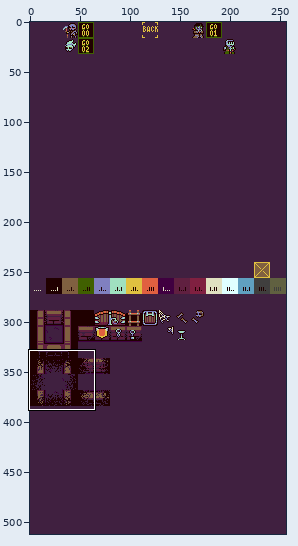
A sprite sheet gets an edit: Vector06c_Dev/_Projects/GameNoname/sources/levels/art/sprites_tiles_lv01.png. The first picture is a wide view before the edit; the outline marks the close-up.
Close-up. Old version:
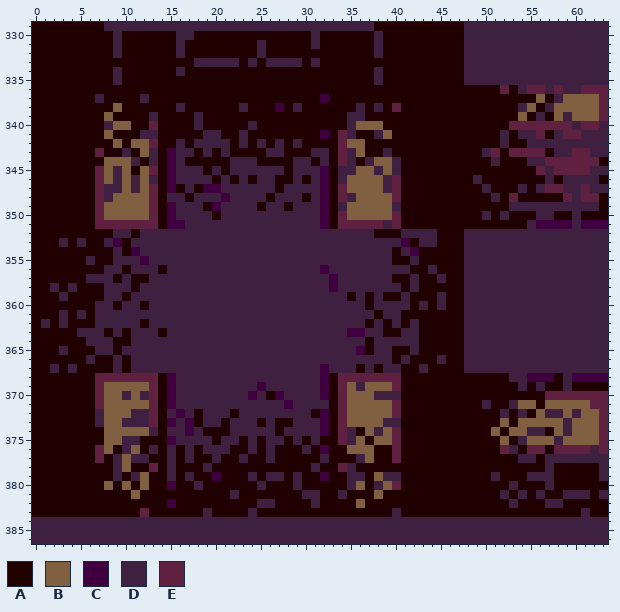
The file is 256x512 pixels. Shown: x 0..63, y 329..386.
Palette (. is transparent): A #200000  B #806040  C #400040  D #402040  E #602040
Pixels before (only the part around the change), first column x 0:
329 AAAAAAAADDDDDDDDDDDDDDDDDDDDDDDDDDDDDDAAAAAAAAAADDDDDDDDDDDDDDDD
330 AAAAAAAAADAAAAAADDAAAAAAAAAAAAADAAAAAADAAAAAAAAADDDDDDDDDDDDDDDD
331 AAAAAAAAADAAAAAADAAAAAAAADAAAAADAAAAAADAAAAAAAAADDDDDDDDDDDDDDDD
332 AAAAAAAAADAAAAAADAAAAAAAADAAAAAAAAAAAADAAAAAAAAADDDDDDDDDDDDDDDD
333 AAAAAAAAAAAAAAAAAADDDDDADADDDDADAAAAAAAAAAAAAAAADDDDDDDDDDDDDDDD
334 AAAAAAAAADAAAAAADAAAAAAAAAAAAAAAAAAAAADAAAAAAAAADDDDDDDDDDDDDDDD
335 AAAAAAAAADAAAAAAAAAAAAAAAAAAAAAAAAAAAADAAAAAAAAADDDDDDDDDDDDDDDD
336 AAAAAAAAAAAAAAAAAAAAAAAAAAAAAAAAAAAAAAAAAAAAAAAAAAAAEADEEDEDDEEE
337 AAAAAAADAAAADAAAAAAAAAAAAAAAAAAACAAAAAAAAAAAAAAAAAAAAAAABADBBBBE
338 AAAAAAAAABAAAAAADAAAAAADAAACADAAAAAADADAEAAAAAAAAAAAAADBADBBBBBE
339 AAAAAAAABAAAADAAAADAAAAAAAAAAAAAAAADDAAAAAAAAAAAAAAAAABADABDBBBE
340 AAAAAAAADBBAAEAAAADAAAAADAAAAAAAAAADBBBAAAAAAAAAAAAAAEEEEEEEDEED
341 AAAAAAAABAAADDAAAAADDAADAAAAAAAACAEDAADBAAAAAAAAAAAADADDEADEEDDD
342 AAAAAAAAABABBEAADADDDDADADADADAAAAEBBAAAAAAAAAAAAAAADAADDDDDDDDD
343 AAAAAAAEAADABDACDDADADAAAADDAAADDAEDBAADAAAAAAAAAADEAEEEEADDEEDD
344 AAAAAAAABBBDADACDAAAAADDDAAAADDADAEDADBBDAAAAAAAAAADAAADDEEEEEEA
345 AAAAAAAEBDBABEACDDDADADDDDDDADDDCADDBBDBDAAAAAAAAAAAAAAAEDEEEEDD
346 AAAAAAAEBDBDBDACDDDDADADADDAADADCADBBBBDEAAAAAAAADAAAAAAADADDDDA
347 AAAAAAAEDDBDBEACADACCDDDDDDADDDDCAEBBBBDEAAAAAAAAADAAADADEEDDEDD
348 AAAAAAAEDBBBBEADDADDDCDDDDADDDADCAEDBBBBEAAAAAAAAAADAEAAAAAEDEEA
349 AAAAAAAEBBBBBEACDDDACDDDDADDADDDCADBBBBBDAAAAAAAAAAAADDDDDDDDDDA
350 AAAAAAAEBBBBBEACDDDDADDDDDDDDDDDCAEBBBBBEAAAAAAAAADADAAADDAADAAA
351 AAAAAAAEEEEEEEACCDDDDDDDDDDDDDDDCAEEEEEDEAAAAAAAAAAAAAADCCCCDCCC
352 AAAAAAAAADDADDDDDDDDDDDDDDDDDDDDDDDDDDAAADDDDAAADDDDDDDDDDDDDDDD
353 AAADADAADCADDDDDDDDDDDDDDDDDDDDDDDDDDDDDDCADDAAADDDDDDDDDDDDDDDD
354 AAAAAAAAADACDDDDDDDDDDDDDDDDDDDDDDDDDDDDADCAAAAADDDDDDDDDDDDDDDD
355 AAAAAADAADDDCDDDDDDDDDDDDDDDDDDDDDDDDDDDAADAAAAADDDDDDDDDDDDDDDD
356 AAAAAAAADDADDDADDDDDDDDDDDDDDDDDCDDDDDDDDDAADAAADDDDDDDDDDDDDDDD
357 AAAAAADDDADAADDDDDDDDDDDDDDDDDDDDCDDDDDDAADAADAADDDDDDDDDDDDDDDD
358 AADADAAADDDADDDDDDDDDDDDDDDDDDDDDCDDDDDDDADAAAAADDDDDDDDDDDDDDDD
359 AAADAAAADDADDDDDDDDDDDDDDDDDDDDDDDDADADAADAAADAADDDDDDDDDDDDDDDD
360 AAAAAAADDADDADDDDDDDDDDDDDDDDDDDDDDDDADDDDADADAADDDDDDDDDDDDDDDD
361 AAADADADDDDDDDDDDDDDDDDDDDDDDDDDDDDDDDADDAAAAAAADDDDDDDDDDDDDDDD
362 ADADAAADDDDDADDDDDDDDDDDDDDDDDDDDDDDDADADADAAAAADDDDDDDDDDDDDDDD
363 AAAAADDDADADDDADDDDDDDDDDDDDDDDDDDDCCDDAADDAAAAADDDDDDDDDDDDDDDD
364 AAAAAADDDAADDDDDDDDDDDDDDDDDDDDDDDDDDADDDDDAAAAADDDDDDDDDDDDDDDD
365 AAADAAADDADDDDDDDDDDDDDDDDDDDDDDDDDDCADDAADAAAAADDDDDDDDDDDDDDDD
366 AAAAAADAADADDDDDDDDDDDDDDDDDDDDDDDDDDDDDADAAADAADDDDDDDDDDDDDDDD
367 AADADAAAADADDDDDDDDDDDDDDDDDDDDDCDDDADADDAADAAAADDDDDDDDDDDDDDDD
368 AAAAAAAEEEEEEEACDDDDDDDDDDDDDDDDCAEEEEEEEAAAAAAAAAAAADDCCCADCCCC
369 AAAAAAAEBBBBBEACDDDDDDDDDCDDDDDDCAEBDBBBEAAAAAAAAAAAAADADAADAAAA
370 AAAAAAAEBBDBDEACDDDDDDDDCDACDDDDCAEBBBDDDAAAAAAAAAAAAAAAAEEEEEEE
371 AAAAAAAEBBBBBEACDDDDDDDDDDDDCDDDDAEBBBBBEAAAAAAAAADAADBBABBBBBEE
372 AAAAAAADBBBDDEADCDADDDADDDDDDDDACAEBBBBBEAAAAAAAAAAADADABDDBDBBE
373 AAAAAAADBBDDDEACDCADDADDDADAADDDCAEBBBBDDAAAAAAAAAAABABBBBBDBBBE
374 AAAAAAAABBBBBDADDCDAAADDDDDADDDDCAEDABDBEAAAAAAAAAABABBDDABDBBBE
375 AAAAAAAABBDDAAACDDDDADDADADDADADAAEDBABBEAAAAAAAAAAABADBBBDBBBBE
376 AAAAAAAEBADBADADADADDDAADADAAADACAABBBAAEAAAAAAAAAAAEDAEEAEEEEDE
377 AAAAAAAEADBDDAADADAADAADAADAAAAADAAADBAAEAAAAAAAAAAAAADDADDDDDDD
378 AAAAAAAAADBAAEADAAADAAAAAAAAAAADAAEDAAAAAAAAAAAAAAAAAAAAADAAAAAD
379 AAAAAAAAADADBAADADAACAAADADDADAACAADDABDDAAAAAAAAAADAAADDDAAAAAD
380 AAAAAAAABABABAACAADAAAAAADAAADAAAAADBADBEAAAAAAAAAAAADAAADAAAAAA
381 AAAAAAAAAAABAAAAAAAAAADAAAAAAADDAADAAABAAAAAAAAAAAAADADADAADDDAD
382 AAAAAAAAAAAAAAACAAAAAAAAADDAAAADAAAABAAAAAAAAAAAAAAAADAAADDAAAAA
383 AAAAAAAAAAAAEAAAAAADAAAADAAAAAAAAAAAAAAADAAAAAAAAAAAAAAAAAAAADAA
384 DDDDDDDDDDDDDDDDDDDDDDDDDDDDDDDDDDDDDDDDDDDDDDDDDDDDDDDDDDDDDDDD
385 DDDDDDDDDDDDDDDDDDDDDDDDDDDDDDDDDDDDDDDDDDDDDDDDDDDDDDDDDDDDDDDD
386 DDDDDDDDDDDDDDDDDDDDDDDDDDDDDDDDDDDDDDDDDDDDDDDDDDDDDDDDDDDDDDDD
The result:
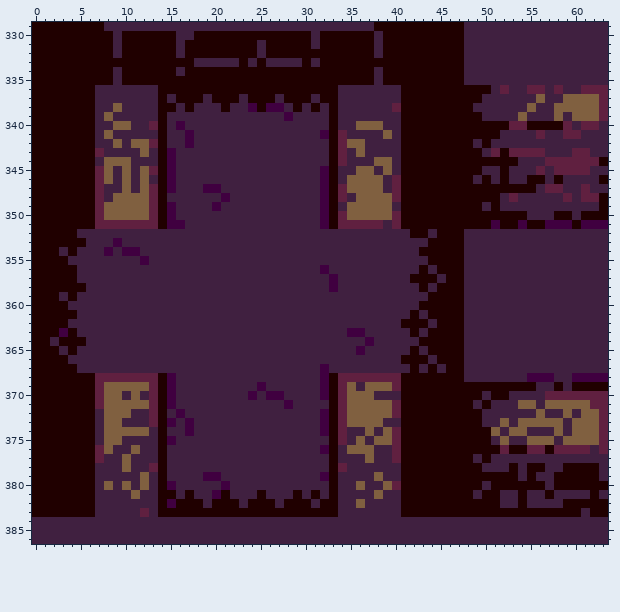
What changed:
y 336: x 7..13 AAAAAAA -> DDDDDDD; x 34..40 AAAAAAA -> DDDDDDD; x 51 A -> D; x 53 A -> D
y 337: x 8..11 AAAA -> DDDD; x 13 A -> D; x 15 A -> D; x 19 A -> D; x 23 A -> D; x 27 A -> D; x 31..32 AC -> DA; x 34..40 AAAAAAA -> DDDDDDD; x 50..55 AAAAAA -> DDDDDD; x 57 A -> D
y 338: x 7..8 AA -> DD; x 10..13 AAAA -> DDDD; x 18..20 AAA -> DDD; x 22 A -> D; x 24 A -> C; x 26 A -> C; x 28..30 ADA -> DAD; x 32 A -> D; x 34..35 AA -> DD; x 37 A -> D; x 39 A -> D; x 49..53 AAAAA -> DDDDD; x 56 A -> D
y 339: x 7 A -> D; x 9..12 AAAA -> DDDD; x 15..17 AAA -> DDD; x 19..32 AAAAAAAAAAAAAA -> DDDDDDDDDCDDDD; x 34 A -> D; x 37..40 AAAA -> DDDD; x 50..53 AAAA -> DDDD; x 55 A -> D; x 57 A -> D
y 340: x 7 A -> D; x 11..12 AA -> DD; x 15..17 AAA -> DCD; x 19..23 AAAAA -> DDDDD; x 25..32 AAAAAAAA -> DDDDDDDD; x 34 A -> D; x 39..40 AA -> DD; x 55..58 EEEE -> AAAA
y 341: x 7 A -> D; x 9..11 AAA -> DDD; x 15..18 AAAA -> DDCD; x 21..22 AA -> DD; x 24..31 AAAAAAAA -> DDDDDDDD; x 36..37 AA -> DD; x 40 A -> D; x 53 A -> D; x 57 A -> D
y 342: x 7..8 AA -> DD; x 10 A -> D; x 15 A -> D; x 17 A -> C; x 22 A -> D; x 24 A -> D; x 26 A -> D; x 28 A -> D; x 30..32 AAA -> DDD; x 37..40 AAAA -> DDDD; x 49 A -> D; x 51 A -> D; x 53..54 AA -> DD
y 343: x 8..9 AA -> DD; x 11 A -> D; x 18 A -> D; x 20 A -> D; x 22..25 AAAA -> DDDD; x 28..30 AAA -> DDD; x 37..38 AA -> DD; x 40 A -> D; x 57 A -> D
y 344: x 7 A -> D; x 12 A -> D; x 17..21 AAAAA -> DDDDD; x 25..28 AAAA -> DDDD; x 31 A -> D; x 36 A -> D; x 51 D -> A; x 54 A -> D
y 345: x 11 A -> D; x 19 A -> D; x 21 A -> D; x 28 A -> D; x 50..51 AA -> DD; x 53..55 AAA -> DDD
y 346: x 20 A -> D; x 22 A -> D; x 24 A -> D; x 27..28 AA -> DD; x 30 A -> D; x 51 A -> D; x 53..54 AA -> DD
y 347: x 16 A -> D; x 18 A -> D; x 27 A -> D; x 50 D -> A; x 54 D -> A
y 348: x 17 A -> D; x 26 A -> D; x 30 A -> D; x 51..52 DA -> AD; x 54..58 AAAAA -> DDDDD
y 349: x 19 A -> D; x 25 A -> D; x 28 A -> D; x 50 A -> D; x 52 A -> D
y 350: x 20 A -> D; x 50 D -> A; x 52 D -> A; x 55 A -> D
y 351: x 51 A -> C; x 54..56 ADC -> CAA; x 60 D -> A
y 352: x 5..8 AAAA -> DDDD; x 11 A -> D; x 38..40 AAA -> DDD; x 42..43 DD -> AA
y 353: x 3 D -> A; x 5..7 DAA -> ADD; x 10 A -> D; x 41..42 CA -> DD; x 44 D -> A
y 354: x 3 A -> D; x 5..8 AAAA -> DDDC; x 10 A -> C; x 40 A -> D; x 42 C -> D
y 355: x 4..5 AA -> DD; x 7..8 AA -> DD; x 40..41 AA -> DD; x 43 A -> D
y 356: x 5..7 AAA -> DDD; x 10 A -> D; x 14 A -> D; x 42 A -> D
y 357: x 5 A -> D; x 9 A -> D; x 11..12 AA -> DD; x 40..42 AAD -> DDA
y 358: x 2 D -> A; x 4 D -> A; x 6..7 AA -> DD; x 11 A -> D; x 41 A -> D; x 44 A -> D
y 359: x 5..7 AAA -> DDD; x 10 A -> D; x 35 A -> D; x 37 A -> D; x 39..40 AA -> DD; x 42..43 AA -> DD; x 45 D -> A
y 360: x 4..6 AAA -> DDD; x 9 A -> D; x 12 A -> D; x 37 A -> D; x 42..43 AD -> DA; x 45 D -> A
y 361: x 3 D -> A; x 6 A -> D; x 38 A -> D; x 41 A -> D; x 43 A -> D
y 362: x 1 D -> A; x 3..6 DAAA -> ADDD; x 12 A -> D; x 37 A -> D; x 39 A -> D; x 42 D -> A; x 44 A -> D
y 363: x 3 A -> C; x 8 A -> D; x 10 A -> D; x 14 A -> D; x 39..40 AA -> DD; x 42..43 DA -> AD
y 364: x 2 A -> D; x 9..10 AA -> DD; x 37 A -> C
y 365: x 5..6 AA -> DD; x 9 A -> D; x 37 A -> D; x 40..43 AADA -> DDAD
y 366: x 4..5 AA -> DD; x 7..8 AA -> DD; x 10 A -> D; x 40..41 AD -> DA; x 44..45 AD -> DA
y 367: x 2 D -> A; x 4..8 DAAAA -> ADDDD; x 10 A -> D; x 36 A -> D; x 38 A -> D; x 41 A -> D; x 45 A -> D
y 368: x 48..52 AAAAA -> DDDDD; x 58 A -> D
y 369: x 54 D -> A; x 57 A -> D
y 370: x 26 A -> C; x 50 A -> D; x 53..56 AAAA -> DDDD
y 371: x 49..52 ADAA -> DADD; x 56 A -> D
y 372: x 18 A -> D; x 22 A -> D; x 31 A -> D; x 50..51 AA -> DD; x 53 A -> D; x 55 A -> D
y 373: x 18 A -> D; x 21 A -> D; x 25 A -> D; x 27..28 AA -> DD; x 50..51 AA -> DD; x 53 A -> D
y 374: x 7 A -> D; x 19..21 AAA -> DDD; x 27 A -> D; x 36 A -> D; x 52 A -> D; x 57 A -> D
y 375: x 7 A -> D; x 12..13 AA -> DD; x 20 A -> D; x 23 A -> D; x 25 A -> D; x 28 A -> D; x 30 A -> D; x 32 A -> D; x 37 A -> D; x 51 A -> D; x 53 A -> D
y 376: x 9 A -> D; x 12 A -> D; x 16 A -> D; x 18 A -> D; x 22..23 AA -> DD; x 25 A -> D; x 27..29 AAA -> DDD; x 31 A -> D; x 34 A -> D; x 38..39 AA -> DD; x 53 D -> A
y 377: x 8 A -> D; x 13 A -> D; x 16 A -> D; x 18..19 AA -> DD; x 21..22 AA -> DD; x 24..25 AA -> DD; x 27..31 AAAAA -> DDDDD; x 34..35 AA -> DD; x 38..39 AA -> DD; x 49 A -> D; x 51..53 AAA -> DDD; x 56 A -> D
y 378: x 7..8 AA -> DD; x 11..12 AA -> DD; x 16..18 AAA -> DDD; x 20..30 AAAAAAAAAAA -> DDDDDDDDDDD; x 32 A -> D; x 36..40 AAAAA -> DDDDD; x 50..52 AAA -> DDD; x 54 A -> D; x 58 A -> D
y 379: x 7..8 AA -> DD; x 10 A -> D; x 13 A -> D; x 16 A -> D; x 18..19 AA -> DC; x 21..23 AAA -> DDD; x 25 A -> D; x 28 A -> D; x 30..31 AA -> DD; x 34 A -> D; x 37 A -> D; x 51 D -> A; x 54..55 AD -> DA
y 380: x 7 A -> D; x 9 A -> D; x 11 A -> D; x 13 A -> D; x 16..17 AA -> DD; x 19..24 AAAAAA -> DDCDDD; x 26..28 AAA -> DDD; x 30..32 AAA -> DDD; x 34 A -> D; x 37 A -> D; x 50 A -> D; x 53 D -> A
y 381: x 7..10 AAAA -> DDDD; x 12..13 AA -> DD; x 16 A -> D; x 18..20 AAA -> DDC; x 23..24 AA -> DD; x 26..28 AAA -> DDD; x 31..32 DA -> AD; x 35..37 AAA -> DDD; x 39..40 AA -> DD; x 49 A -> D; x 53..55 ADA -> DAD; x 58 A -> D
y 382: x 7..13 AAAAAAA -> DDDDDDD; x 19 A -> D; x 23 A -> D; x 25..27 DDA -> AAD; x 34..35 AA -> DD; x 37..40 AAAA -> DDDD; x 52 A -> D; x 55..56 AA -> DD
y 383: x 7..11 AAAAA -> DDDDD; x 13 A -> D; x 19 D -> A; x 24 D -> A; x 34..39 AAAAAA -> DDDDDD
Pixel boxes of the changes (left, top, right, bottom) in both close-ups:
changed: (95, 85, 401, 220)
changed: (473, 85, 581, 229)
changed: (41, 229, 563, 517)
